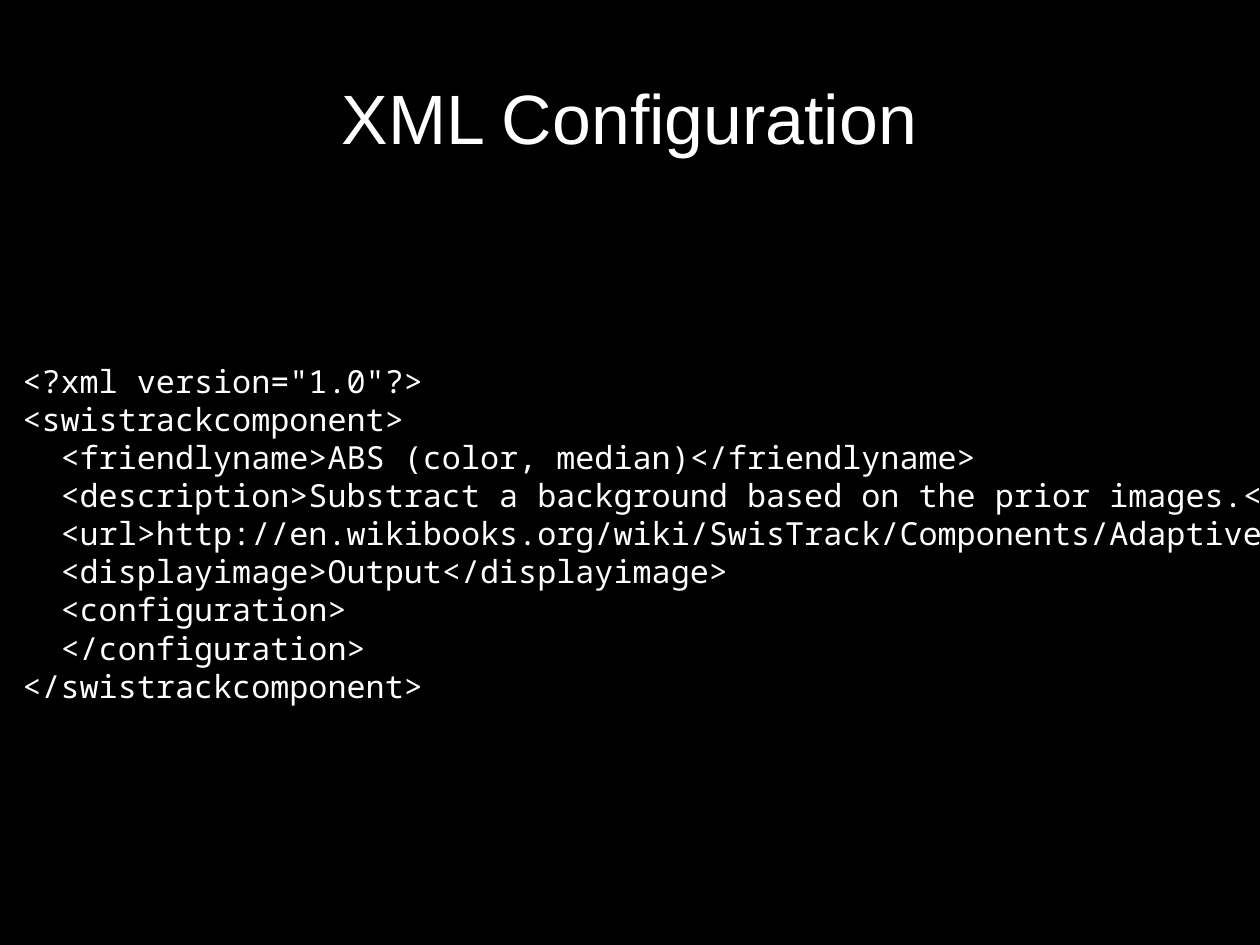
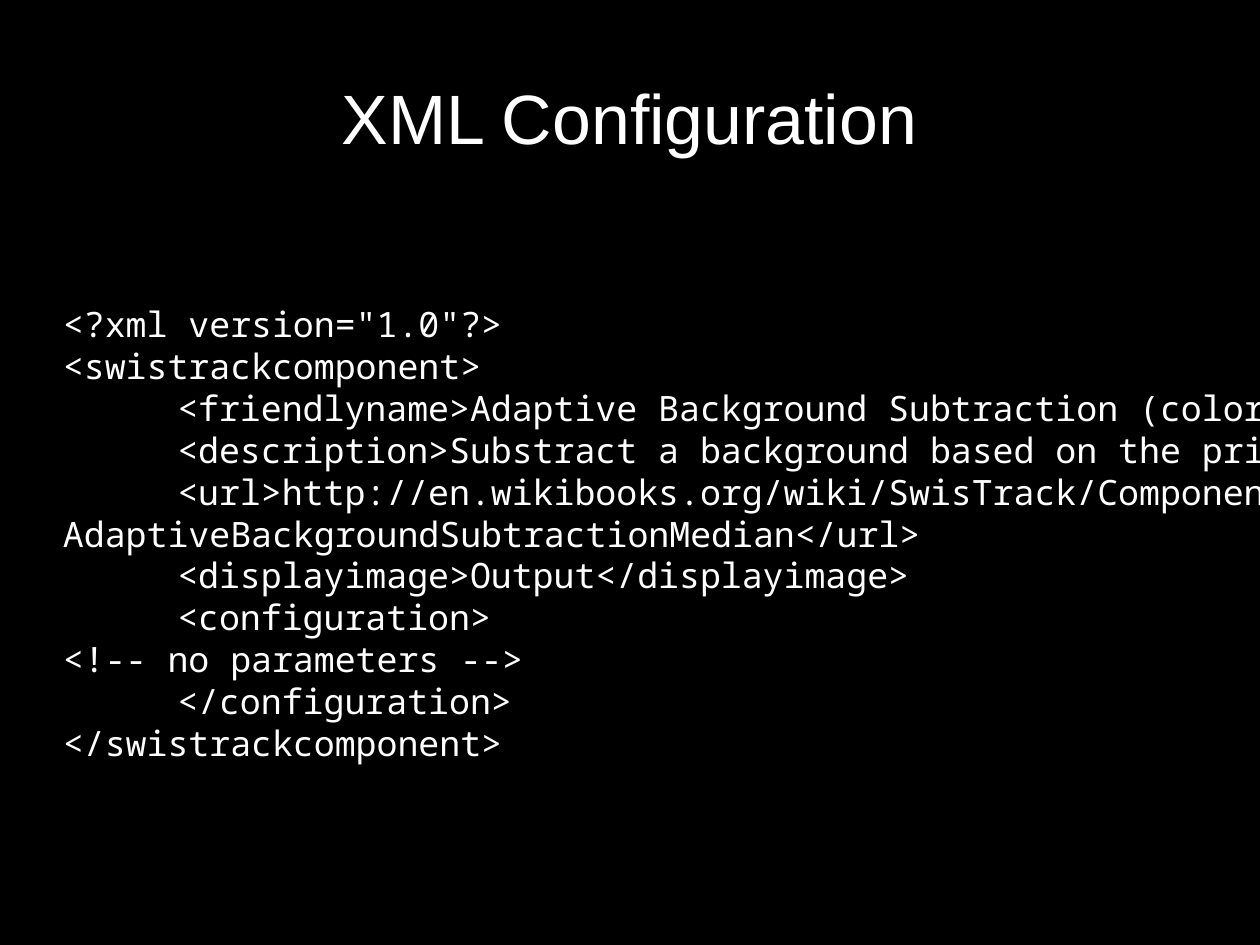
Before and after one commit to d28b/swistrack, a slide deck: slide 21 of Doc/tutorial.stefie10.06.2009/tutorialSlides.odp (slide 20 before the commit). Drawn at 1260x945 pixels with LibreOffice and Linux fonts; fonts in the diff are those of the drawing. Boxes give left, top, right and bottom in pixels: in the first picture for what was removed or moved away, otherwise in the second. Text is boxed around its words. In the diff, an @@ line names an element or a change of style, - is before the commit and + after.

Commit message:
More tweaks.

```diff
--- a/Doc/tutorial.stefie10.06.2009/tutorialSlides.odp
+++ b/Doc/tutorial.stefie10.06.2009/tutorialSlides.odp
@@ subtitle "<?xml version="1.0"?>": place and size @@
-subtitle "<?xml version="1.0"?>" at box(22, 369, 1260, 706)
+subtitle "<?xml version="1.0"?>" at box(63, 310, 1260, 765)
@@ subtitle at box(63, 310, 1260, 765): size 20 to 22 pt in "<?xml version="1.0"?>", "<swistrackcomponent>", "<description>Substract a background based on the prior ...", "<url>http://en.wikibooks.org/wiki/SwisTrack/Components/Adapt ..." and 4 more places @@
@@ subtitle at box(177, 394, 1260, 430): text changed; size 20 to 22 pt @@
-<friendlyname>ABS (color, median)</friendlyname>
+<friendlyname>Adaptive Background Subtraction (color, median)</friendlyname>
@@ subtitle at box(168, 648, 439, 681): paragraph added @@
+<!-- no parameters -->
```
Also in this commit, not shown: 4 other slides changed, 7 slides added, 2 slides removed.
